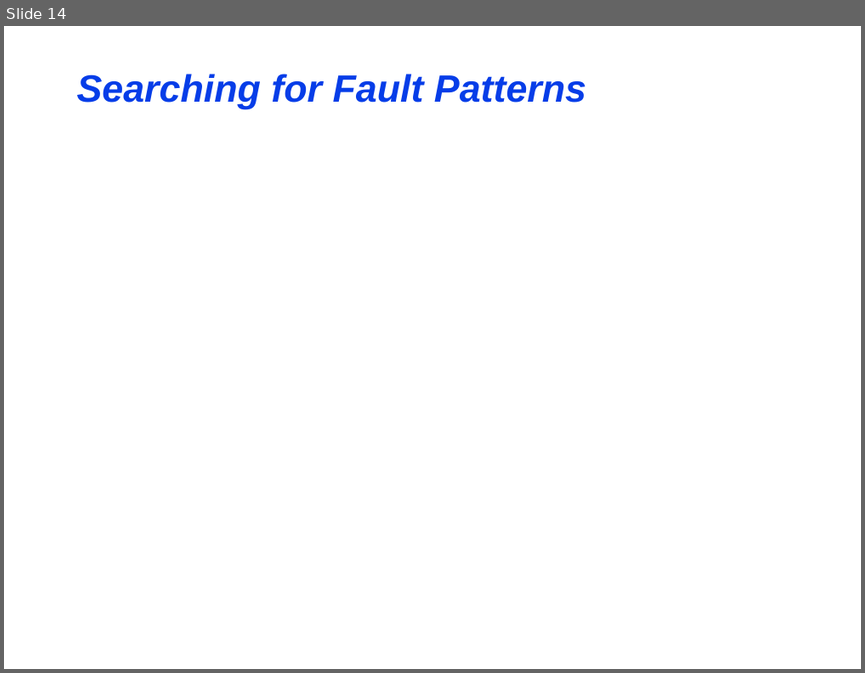
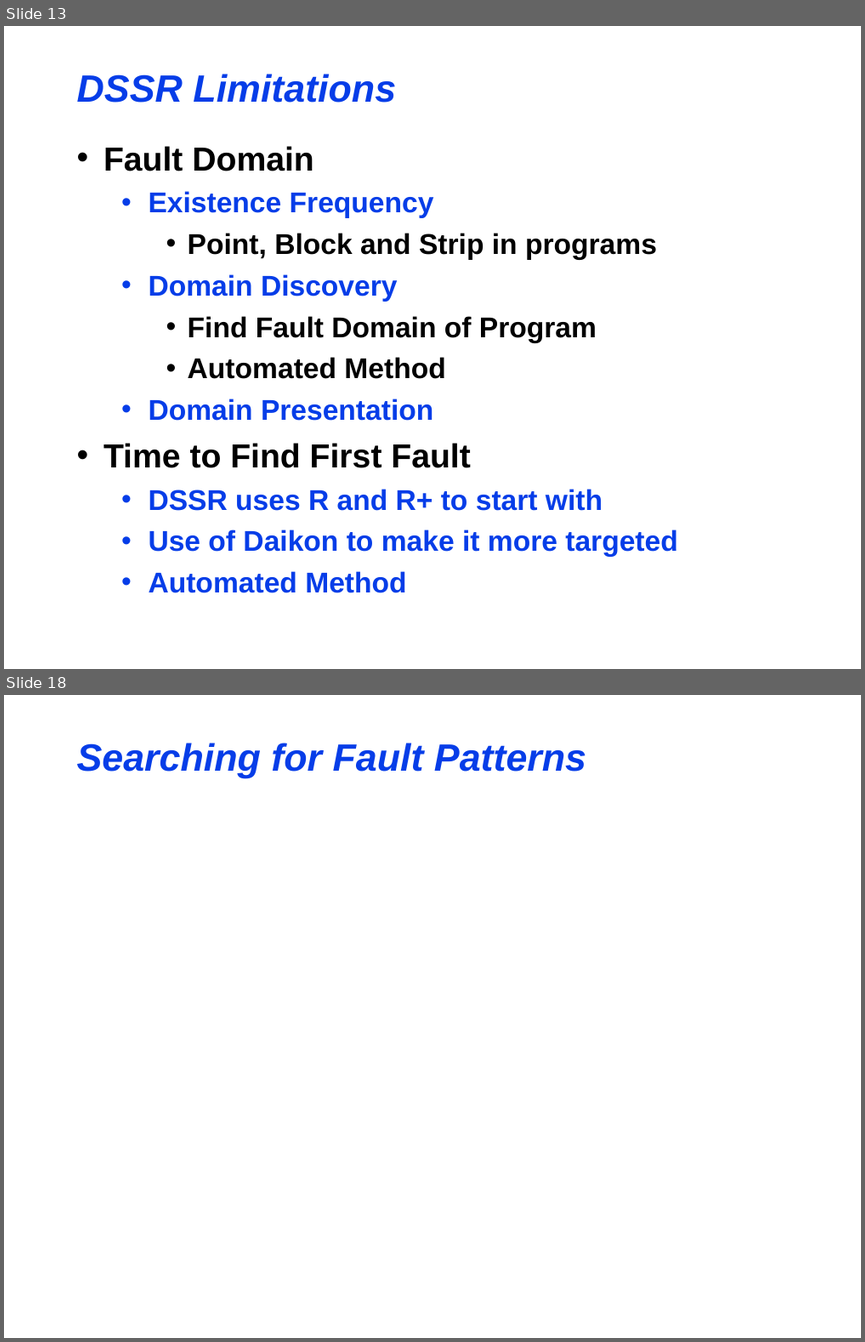
Before and after one commit to maochy/yeti-test, a slide deck: ThesisSeminar/ThesisSeminar.ppt. Shown one above the other, each under a label of ours: slide 14 before the commit, slides 13 and 18 after it; the slides between them are not shown. The pictures are 865x673 and 865x1342 pixels, drawn with LibreOffice and Linux fonts; fonts in the diff are those of the drawing. Boxes give left, top, right and bottom in pixels: in the first picture for what was removed or moved away, otherwise in the second. Text is boxed around its words. In the diff, an @@ line names an element or a change of style, - is before the commit and + after.

Commit message:
new slides added.

```diff
--- a/ThesisSeminar/ThesisSeminar.ppt
+++ b/ThesisSeminar/ThesisSeminar.ppt
@@ slide 13 added at <box>4,26,861,669</box>, background #FFFFFF @@
@@ title added at <box>77,74,396,102</box>, 32 pt, text #063DE8, bold, italic @@
+DSSR Limitations
@@ text added at <box>103,146,678,593</box>, 24 pt, text #063DE8, bold @@
+• Fault Domain
+  • Existence Frequency
+    • Point, Block and Strip in programs
+  • Domain Discovery
+    • Find Fault Domain of Program
+    • Automated Method
+  • Domain Presentation
+• Time to Find First Fault
+  • DSSR uses R and R+ to start with
+  • Use of Daikon to make it more targeted
+  • Automated Method
@@ what was slide 14 is now slide 18 @@
```
Also in this commit, not shown: 1 slide changed, 3 other slides added, 2 slides removed.
